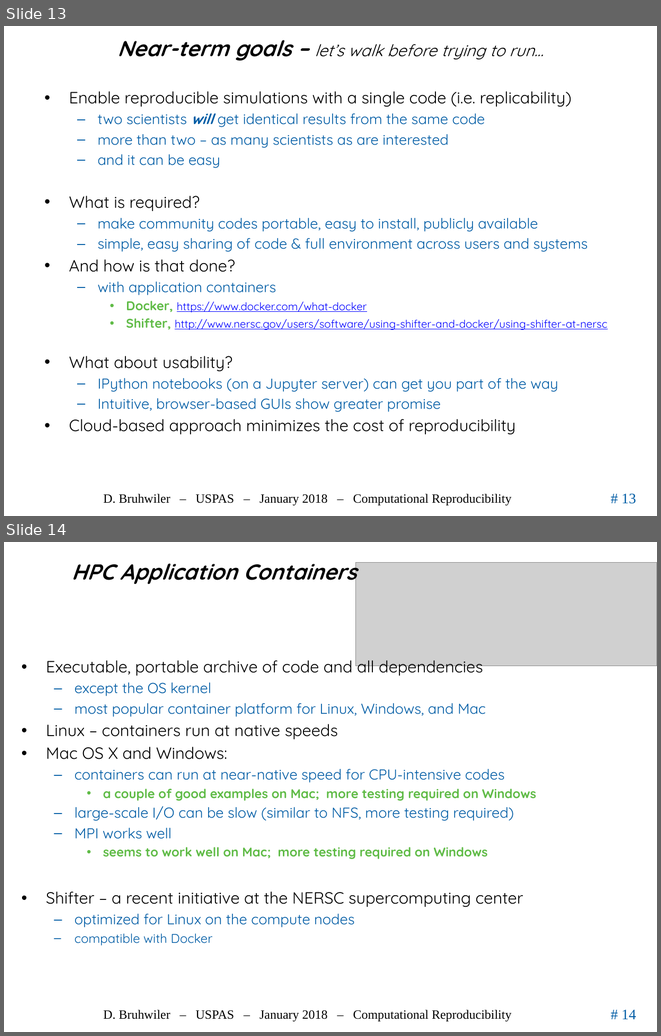
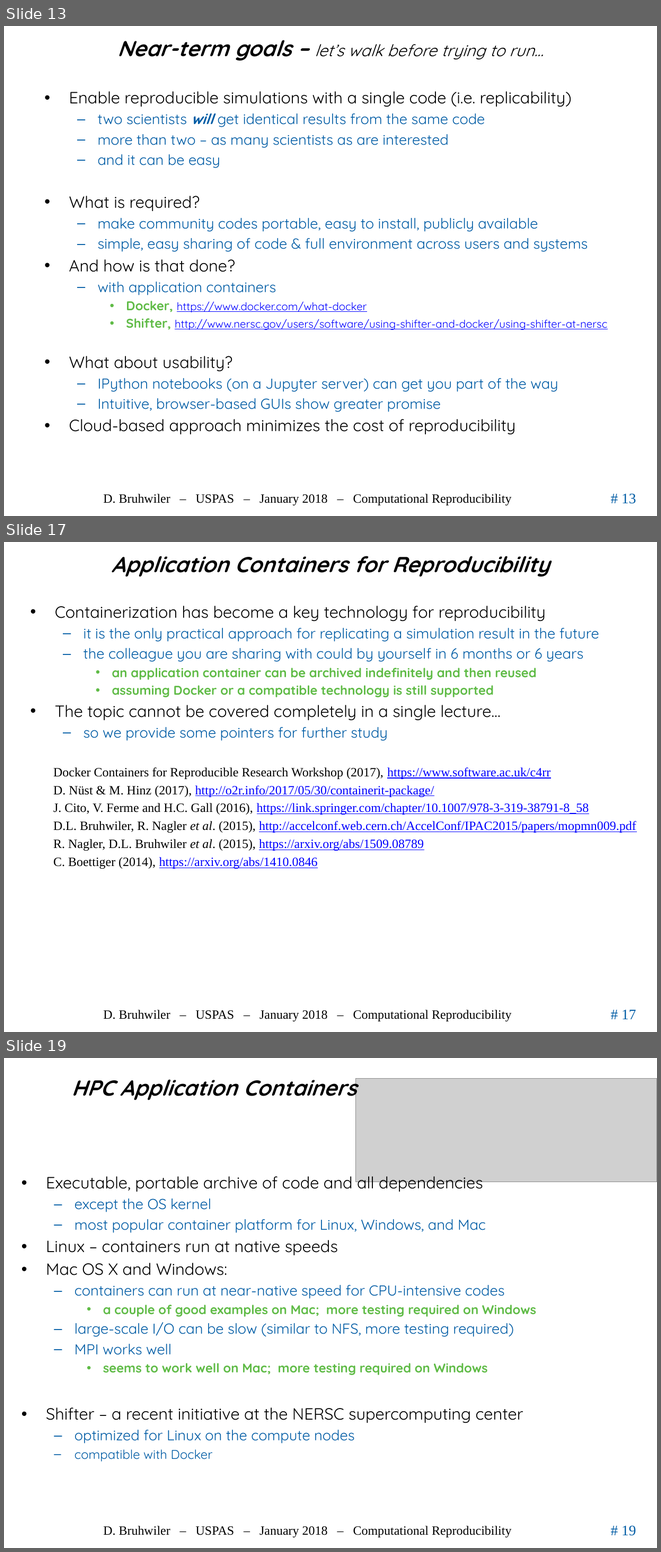
Before and after one commit to uspas/simbeamplasma18, a slide deck: computational_reproducibility/lecture/2018_ComputationalReproducibility_Bruhwiler_USPAS.pptx. Shown one above the other, each under a label of ours: slides 13 and 14 before the commit, slides 13, 17 and 19 after it; the slides between them are not shown. The pictures are 661x1036 and 661x1552 pixels, drawn with LibreOffice and Linux fonts; fonts in the diff are those of the drawing; grey boxes stand for pictures; background and template pictures are left out. Boxes give left, top, right and bottom in pixels: in the first picture for what was removed or moved away, otherwise in the second. Text is boxed around its words. In the diff, an @@ line names an element or a change of style, - is before the commit and + after.

Commit message:
added discussion of containers

```diff
--- a/computational_reproducibility/lecture/2018_ComputationalReproducibility_Bruhwiler_USPAS.pptx
+++ b/computational_reproducibility/lecture/2018_ComputationalReproducibility_Bruhwiler_USPAS.pptx
@@ slide 17 added at bbox=[4, 542, 657, 1032], background #FFFFFF; not listed: 3 template elements that a slide beside it also shows @@
@@ title added at bbox=[112, 556, 550, 577], 24 pt, text #000000, bold, italic @@
+Application Containers for Reproducibility
@@ text added at bbox=[55, 606, 599, 741], 16 pt, text #005CA5 @@
+• Containerization has become a key technology for reproducibility
+  – it is the only practical approach for replicating a simulation result in the future
+  – the colleague you are sharing with could by yourself in 6 months or 6 years
+    • an application container can be archived indefinitely and then reused
+    • assuming Docker or a compatible technology is still supported
+• The topic cannot be covered completely in a single lecture…
+  – so we provide some pointers for further study
@@ text added at bbox=[53, 767, 636, 868], 14 pt, text #0000FF, underline @@
+Docker Containers for Reproducible Research Workshop (2017), https://www.software.ac.uk/c4rr
+D. Nüst & M. Hinz (2017), http://o2r.info/2017/05/30/containerit-package/
+J. Cito, V. Ferme and H.C. Gall (2016), https://link.springer.com/chapter/10.1007/978-3-319-38791-8_58
+D.L. Bruhwiler, R. Nagler et al. (2015), http://accelconf.web.cern.ch/AccelConf/IPAC2015/papers/mopmn009.pdf
+R. Nagler, D.L. Bruhwiler et al. (2015), https://arxiv.org/abs/1509.08789
+C. Boettiger (2014), https://arxiv.org/abs/1410.0846
@@ what was slide 14 is now slide 19 @@
@@ page number at bbox=[621, 1525, 636, 1536]: text changed @@
-# 14
+# 19
```
Also in this commit, not shown: 6 other slides added, 2 slides removed.
